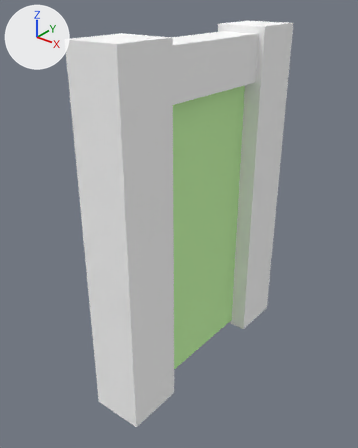
An edit to the Blender file Assets/Models/portal.blend, drawn before and after from the same camera.
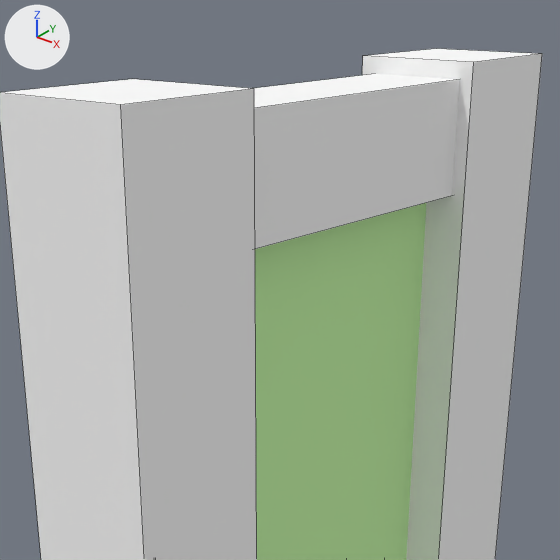
There are two pictures of each version: one whole from a 50 mm lens placed at (2.55, -3.38, 3.57), pointed at (-0.1, -0.08, 1.52), one close up on the part from 18% to 84% of the width and 0% to 53% of the height. Arrows for +X, +Y and +Z are at upper left; the lights stay in place. The close-ups show mesh edges as thin lines.

Names of what the first close-up shows: 'Frame', 'Portal'.
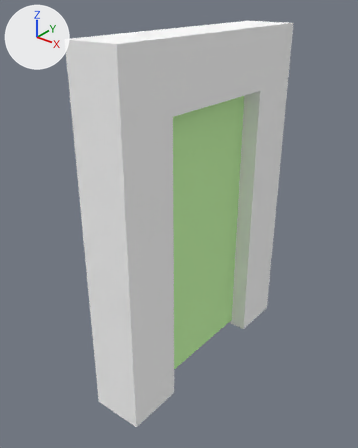
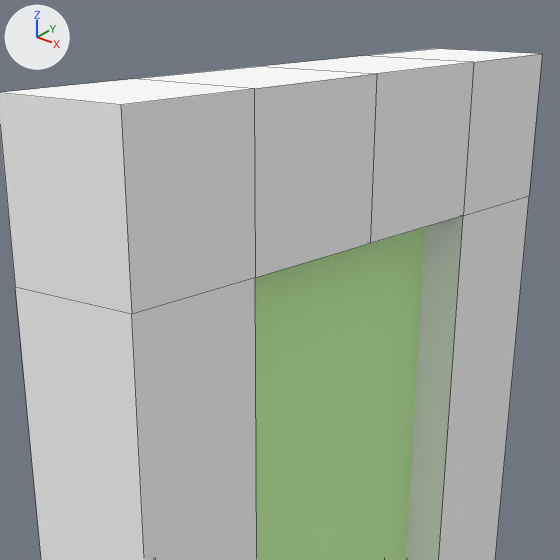
The change, as a diff of the scene's bpy script:
```diff
--- a/Assets/Models/portal.blend.py
+++ b/Assets/Models/portal.blend.py
@@ me_cube_003 @@
 # used by ob_frame; location = (0.0, 0.053, 2.968); rotation_euler = (-1.571, 0.0, 3.142), in degrees (-90, 0, 180); scale = (0.245, 0.269, 1.16)
-me_cube_003.from_pydata(...)  # 24 vertices, 18 faces; spans x -1.0..1.0, y -0.99..11.05, z -1.0..1.0
+me_cube_003.from_pydata(...)  # 16 vertices, 14 faces; spans x -1.0..1.0, y -0.99..11.05, z 0.0..1.0
+# me_cube_003 part 1: the loose piece of 8 vertices spanning x -0.78..0.78, y -0.75..0.8, z -0.78..0.78 is deleted
+# me_cube_003 part 2
+# 7 vertices are removed from x -1.0..1.0, y -0.99..11.05, z -1.0..-0.54
+# 10 faces are deleted
+# 1 vertex moves from x 1.0, y -0.99, z -0.54 to x 1.0, y 1.05, z 0.0
+# 7 vertices are added at x -1.0..1.0, y -0.99..1.05, z 0.0..1.0
+# 12 new faces join them
 me_cube_003.materials.append(mat_frame_001)
@@ ob_frame @@
 ob_frame.scale = (0.245, 0.269, 1.16)
+_m = ob_frame.modifiers.new('Mirror', 'MIRROR')
+_m.use_axis = (False, False, True)
+_m.use_clip = True
```

Boxes (x1, y1, x2, y2) around the edits, measured in the close-ups (560 x 560 px; the box of a moved part takes in the faces that stretch with it):
'Frame', reshaped, modifiers changed: (0, 49, 542, 560) in both
part 1 of me_cube_003, deleted: before (253, 74, 460, 249)
part 2 of me_cube_003, moved or reshaped: before (0, 49, 542, 560); after (0, 54, 542, 560)
